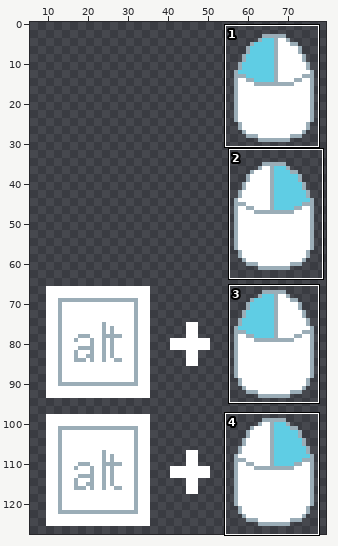
File history of a pixel-art file, art/input.aseprite. The first picture is a wide view before the edit; the outline marks the close-up.
Close-up. Earlier state:
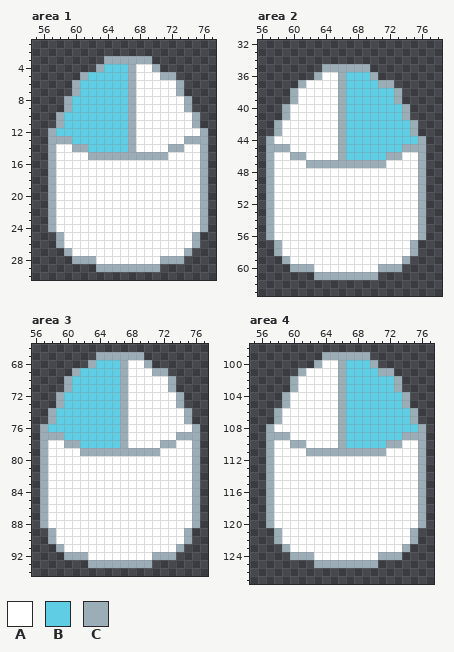
80x128 pixels, 1 frame. Shown: area 1: x 55..77, y 1..30; area 2: x 56..78, y 32..63; area 3: x 56..77, y 66..94; area 4: x 55..77, y 98..127. The wide view leaves out empty margins.
Palette (. is transparent): A #ffffff  B #5fcde4  C #9badb7
Pixels before, area 1, first column x 57:
 3 .......CCCCCC.......
 4 ......CBBBCAAC......
 5 ....CBBBBBCAAACC....
 6 ...CBBBBBBCAAAAAC...
 7 ...CBBBBBBCAAAAAC...
 8 ..CBBBBBBBCAAAAAAC..
 9 ..CBBBBBBBCAAAAAAC..
10 .CBBBBBBBBCAAAAAAAC.
11 .CBBBBBBBBCAAAAAAAC.
12 CBBBBBBBBBCAAAAAAAAC
13 CCCBBBBBBBCAAAAAACCC
14 CAACCBBBBBCAAAACCAAC
15 CAAAACCCCCCCCCCAAAAC
16 CAAAAAAAAAAAAAAAAAAC
17 CAAAAAAAAAAAAAAAAAAC
18 CAAAAAAAAAAAAAAAAAAC
19 CAAAAAAAAAAAAAAAAAAC
20 CAAAAAAAAAAAAAAAAAAC
21 CAAAAAAAAAAAAAAAAAAC
22 CAAAAAAAAAAAAAAAAAAC
23 CAAAAAAAAAAAAAAAAAAC
24 CAAAAAAAAAAAAAAAAAAC
25 .CAAAAAAAAAAAAAAAAC.
26 .CAAAAAAAAAAAAAAAAC.
27 ..CAAAAAAAAAAAAAAC..
28 ...CCCAAAAAAAACCC...
29 ......CCCCCCCC......
Pixels before, area 2, first column x 57:
35 .......CCCCCC.......
36 ......CAACBBBC......
37 ....CAAAACBBBBCC....
38 ...CAAAAACBBBBBBC...
39 ...CAAAAACBBBBBBC...
40 ..CAAAAAACBBBBBBBC..
41 ..CAAAAAACBBBBBBBC..
42 .CAAAAAAACBBBBBBBBC.
43 .CAAAAAAACBBBBBBBBC.
44 CAAAAAAAACBBBBBBBBBC
45 CCCAAAAAACBBBBBBBCCC
46 CAACCAAAACBBBBBCCAAC
47 CAAAACCCCCCCCCCAAAAC
48 CAAAAAAAAAAAAAAAAAAC
49 CAAAAAAAAAAAAAAAAAAC
50 CAAAAAAAAAAAAAAAAAAC
51 CAAAAAAAAAAAAAAAAAAC
52 CAAAAAAAAAAAAAAAAAAC
53 CAAAAAAAAAAAAAAAAAAC
54 CAAAAAAAAAAAAAAAAAAC
55 CAAAAAAAAAAAAAAAAAAC
56 CAAAAAAAAAAAAAAAAAAC
57 .CAAAAAAAAAAAAAAAAC.
58 .CAAAAAAAAAAAAAAAAC.
59 ..CAAAAAAAAAAAAAAC..
60 ...CCCAAAAAAAACCC...
61 ......CCCCCCCC......
Pixels before, area 3, first column x 57:
67 .......CCCCCC.......
68 ......CBBBCAAC......
69 ....CBBBBBCAAACC....
70 ...CBBBBBBCAAAAAC...
71 ...CBBBBBBCAAAAAC...
72 ..CBBBBBBBCAAAAAAC..
73 ..CBBBBBBBCAAAAAAC..
74 .CBBBBBBBBCAAAAAAAC.
75 .CBBBBBBBBCAAAAAAAC.
76 CBBBBBBBBBCAAAAAAAAC
77 CCCBBBBBBBCAAAAAACCC
78 CAACCBBBBBCAAAACCAAC
79 CAAAACCCCCCCCCCAAAAC
80 CAAAAAAAAAAAAAAAAAAC
81 CAAAAAAAAAAAAAAAAAAC
82 CAAAAAAAAAAAAAAAAAAC
83 CAAAAAAAAAAAAAAAAAAC
84 CAAAAAAAAAAAAAAAAAAC
85 CAAAAAAAAAAAAAAAAAAC
86 CAAAAAAAAAAAAAAAAAAC
87 CAAAAAAAAAAAAAAAAAAC
88 CAAAAAAAAAAAAAAAAAAC
89 .CAAAAAAAAAAAAAAAAC.
90 .CAAAAAAAAAAAAAAAAC.
91 ..CAAAAAAAAAAAAAAC..
92 ...CCCAAAAAAAACCC...
93 ......CCCCCCCC......
Pixels before, area 4, first column x 57:
 99 .......CCCCCC.......
100 ......CAACBBBC......
101 ....CAAAACBBBBCC....
102 ...CAAAAACBBBBBBC...
103 ...CAAAAACBBBBBBC...
104 ..CAAAAAACBBBBBBBC..
105 ..CAAAAAACBBBBBBBC..
106 .CAAAAAAACBBBBBBBBC.
107 .CAAAAAAACBBBBBBBBC.
108 CAAAAAAAACBBBBBBBBBC
109 CCCAAAAAACBBBBBBBCCC
110 CAACCAAAACBBBBBCCAAC
111 CAAAACCCCCCCCCCAAAAC
112 CAAAAAAAAAAAAAAAAAAC
113 CAAAAAAAAAAAAAAAAAAC
114 CAAAAAAAAAAAAAAAAAAC
115 CAAAAAAAAAAAAAAAAAAC
116 CAAAAAAAAAAAAAAAAAAC
117 CAAAAAAAAAAAAAAAAAAC
118 CAAAAAAAAAAAAAAAAAAC
119 CAAAAAAAAAAAAAAAAAAC
120 CAAAAAAAAAAAAAAAAAAC
121 .CAAAAAAAAAAAAAAAAC.
122 .CAAAAAAAAAAAAAAAAC.
123 ..CAAAAAAAAAAAAAAC..
124 ...CCCAAAAAAAACCC...
125 ......CCCCCCCC......
Once edited:
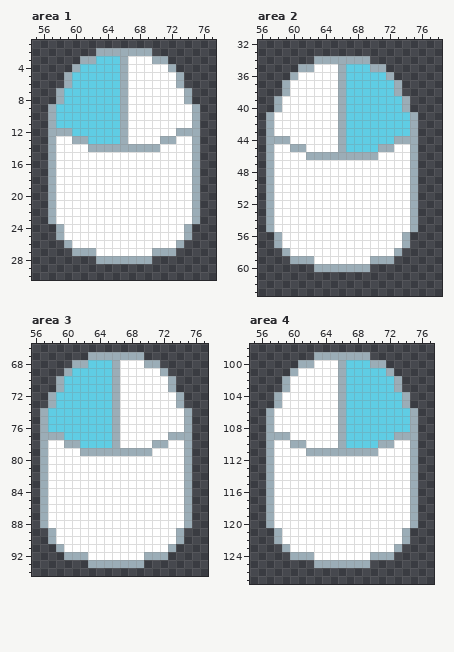
Edits made:
Changed rows in their new state; - is an unchanged pixel.
Area 1:
first column x 57:
 2 ------CCCCCCC-------
 3 ----CCBBB-AAACC-----
 4 ---CBBB--CA--AAC----
 5 --CBB----CA---AAC---
 6 --CB-----CA---------
 7 -CBB-----CA-----AC--
 8 -CB------CA---------
 9 CBB------CA------AC-
10 CB-------CA---------
11 CB-------CA---------
12 -CC------CA-----CCC.
13 -AACC----CA---CC-A-.
14 ---AACCCCC-CCC-AA-C.
15 -----AAAAAAAAAA---C.
16 ------------------C.
17 ------------------C.
18 ------------------C.
19 ------------------C.
20 ------------------C.
21 ------------------C.
22 ------------------C.
23 ------------------C.
24 .C---------------C..
25 -----------------C.-
26 -.C-------------C..-
27 --.CCC-------CCC..--
28 ---...CCCCCCC....---
29 ------........------
Area 2:
first column x 57:
34 ------CCCCCCC-------
35 ----CCAAA-BBBCC-----
36 ---CAAA------BBC----
37 --CAA---------BBC---
38 --CA----------------
39 -CAA------------BC--
40 -CA-----------------
41 CAA--------------BC-
42 CA------------------
43 CA------------------
44 -CC-------------CCC.
45 -AACC---------CCAA-.
46 ---AACCCC-CCCCAAA-C.
47 -----AAAAAAAAAA---C.
48 ------------------C.
49 ------------------C.
50 ------------------C.
51 ------------------C.
52 ------------------C.
53 ------------------C.
54 ------------------C.
55 ------------------C.
56 .C---------------C..
57 -----------------C.-
58 -.C-------------C..-
59 --.CCC-------CCC..--
60 ---...CCCCCCC....---
61 ------........------
Area 3:
first column x 57:
67 ------C-------------
68 ----CCB--CA---C-----
69 ---CB----CA---A-----
70 --CB-----CA---------
71 --CB-----CA---------
72 -CB------CA---------
73 -CB------CA---------
74 CB-------CA---------
75 CB-------CA---------
76 ---------CA-------C.
77 ---------CA-----C--.
78 ---------CA---C-A-C.
79 --------------A---C.
80 ------------------C.
81 ------------------C.
82 ------------------C.
83 ------------------C.
84 ------------------C.
85 ------------------C.
86 ------------------C.
87 ------------------C.
88 ------------------C.
89 -----------------C.-
90 -----------------C.-
91 ----------------C.--
92 -------------C--.---
93 -------------.------
Area 4:
first column x 57:
 99 ------C-------------
100 ----CCA-------C-----
101 ---CA---------B-----
102 --CA----------------
103 --CA----------------
104 -CA-----------------
105 -CA-----------------
106 CA------------------
107 CA------------------
108 ------------------C.
109 ----------------C--.
110 --------------C-A-C.
111 --------------A---C.
112 ------------------C.
113 ------------------C.
114 ------------------C.
115 ------------------C.
116 ------------------C.
117 ------------------C.
118 ------------------C.
119 ------------------C.
120 ------------------C.
121 -----------------C.-
122 -----------------C.-
123 ----------------C.--
124 -------------C--.---
125 -------------.------
Where, in picture pixels (left, top, right, bottom), the same in both close-ups:
changed: (48, 48, 208, 272)
changed: (266, 56, 426, 280)
changed: (40, 352, 128, 448)
changed: (152, 360, 160, 376)
changed: (144, 424, 200, 568)
changed: (266, 352, 322, 424)
changed: (378, 360, 386, 376)
changed: (370, 424, 426, 568)
